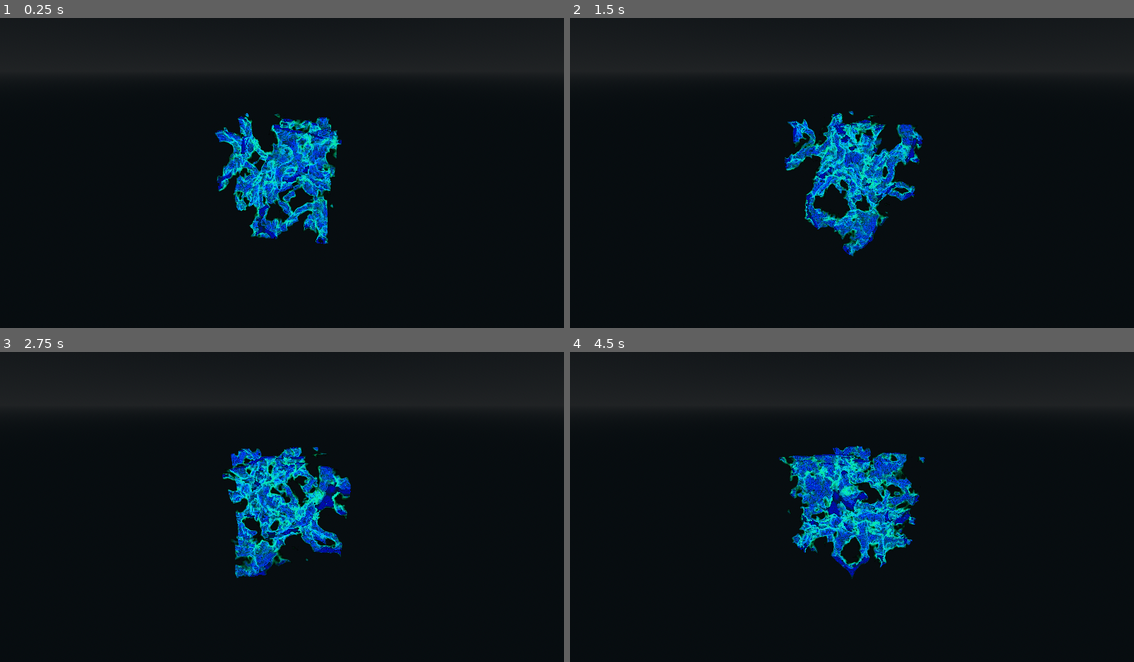
Above: before the commit, frames 1-4 (two rows, left to right).
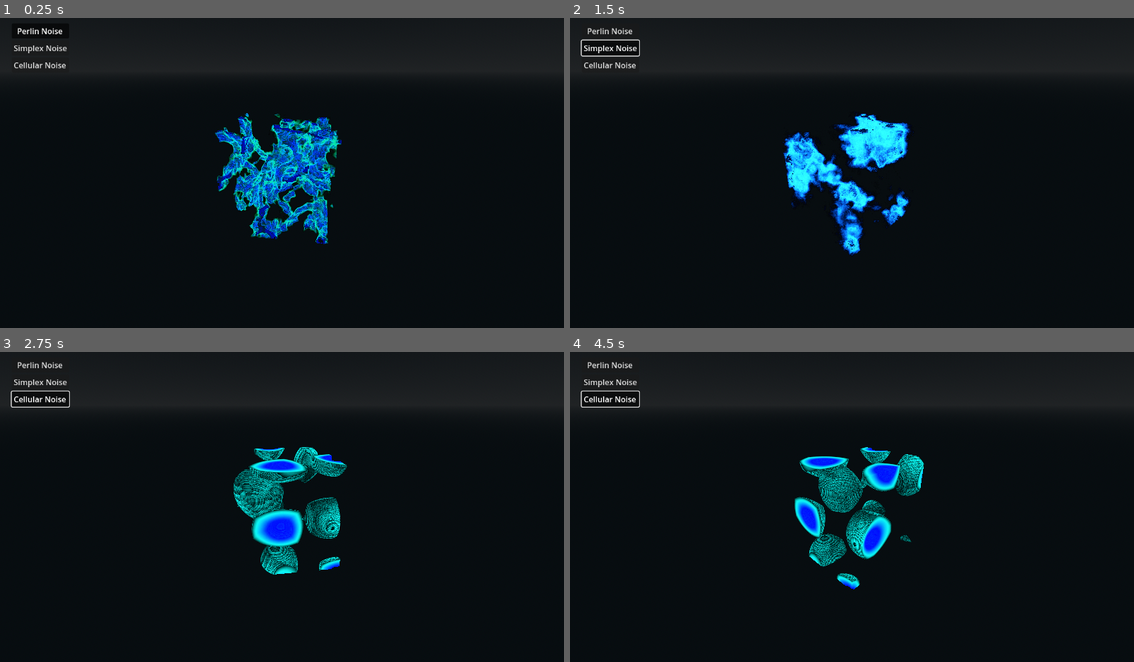
Above: after the commit, the same moments.

Repository: 1hue/GodotTexture3DVisualizer
Game: Godot game, scene res://main.tscn
Same seed, same stepped clock (60 frames per second), same inputs: the game is played once before the commit and once after it.
Inputs (mouse positions are in pixels of both pictures, inside the frame that each line leads up to):
- Up to frame 1 (0.25 s): no input
- Up to frame 2 (1.5 s): click (609, 30) at 0.5 s, where only the run after the commit has a clickable "Perlin Noise"; click (609, 49) at 1.25 s, where only the run after the commit has a clickable "Simplex Noise"
- Up to frame 3 (2.75 s): click (39, 398) at 2 s, where only the run after the commit has a clickable "Cellular Noise"
- Up to frame 4 (4.5 s): click (609, 364) at 2.75 s, where only the run after the commit has a clickable "Perlin Noise"; click (609, 383) at 3.5 s, where only the run after the commit has a clickable "Simplex Noise"; click (609, 398) at 4.25 s, where only the run after the commit has a clickable "Cellular Noise"

The runs differ from the first frame. In frame 1, 0.3% of the frame differs, in the area x 2-12%, y 3-17%; in frame 2, 7.3%; in frame 3, 7.1%; in frame 4, 7.5%, in the area x 1-63%, y 3-77%.

Commit message:
Add UI buttons to allow viewing different textures

Diff:
--- a/main.gd
+++ b/main.gd
@@ -1,21 +1,33 @@
 extends Node3D
 
+const PerlinNoise: NoiseTexture3D = preload("res://resources/perlin_noise_texture_3d.tres")
+const SimplexNoise: NoiseTexture3D = preload("res://resources/simplex_noise_texture_3d.tres")
 const CellularNoise: NoiseTexture3D = preload("res://resources/cellular_noise_texture_3d.tres")
-const PerlinNoise: NoiseTexture3D = preload("res://resources/perlin_noise_texture_3d.tres")
-
 
 @onready var camera_pivot: Node3D = %CameraPivot
 @onready var node: MeshInstance3D = $Cube
 
 var cam_rotation: float = deg_to_rad(30)
 
+
 func _process(delta: float) -> void:
 	camera_pivot.rotate_y(cam_rotation * delta)
 
+
 func set_texture(texture: Texture3D) -> void:
 	var mesh: BoxMesh = node.mesh
-	# Grab the material. This depends on how/where you set it.
+	# Grab the material. In this case the material is directly on the Mesh.
 	var material: ShaderMaterial = mesh.material
 	#var material: ShaderMaterial = mesh.surface_get_material(0)
 	#var material: ShaderMaterial = node.get_surface_override_material(0)
 	material.set_shader_parameter(&"tex", texture)
+
+
+func _on_button_pressed(idx: int) -> void:
+	match idx:
+		1:
+			set_texture(SimplexNoise)
+		2:
+			set_texture(CellularNoise)
+		_:
+			set_texture(PerlinNoise)
--- a/main.tscn
+++ b/main.tscn
@@ -37,6 +37,8 @@
 material = SubResource("ShaderMaterial_h2yge")
 size = Vector3(5, 5, 5)
 
+[sub_resource type="ButtonGroup" id="ButtonGroup_1bvp3"]
+
 [node name="Main" type="Node3D"]
 script = ExtResource("1_h2yge")
 
@@ -52,3 +54,32 @@
 
 [node name="Camera3D" type="Camera3D" parent="CameraPivot"]
 transform = Transform3D(1, 0, 0, 0, 0.9020888, 0.4315505, 0, -0.4315505, 0.9020888, 0, 4.7670045, 9.937099)
+
+[node name="VBoxContainer" type="VBoxContainer" parent="."]
+offset_left = 24.0
+offset_top = 24.0
+offset_right = 64.0
+offset_bottom = 64.0
+
+[node name="Button1" type="Button" parent="VBoxContainer"]
+layout_mode = 2
+toggle_mode = true
+button_pressed = true
+button_group = SubResource("ButtonGroup_1bvp3")
+text = "Perlin Noise"
+
+[node name="Button2" type="Button" parent="VBoxContainer"]
+layout_mode = 2
+toggle_mode = true
+button_group = SubResource("ButtonGroup_1bvp3")
+text = "Simplex Noise"
+
+[node name="Button3" type="Button" parent="VBoxContainer"]
+layout_mode = 2
+toggle_mode = true
+button_group = SubResource("ButtonGroup_1bvp3")
+text = "Cellular Noise"
+
+[connection signal="pressed" from="VBoxContainer/Button1" to="." method="_on_button_pressed" binds= [0]]
+[connection signal="pressed" from="VBoxContainer/Button2" to="." method="_on_button_pressed" binds= [1]]
+[connection signal="pressed" from="VBoxContainer/Button3" to="." method="_on_button_pressed" binds= [2]]
--- a/project.godot
+++ b/project.godot
@@ -22,4 +22,5 @@
 
 [rendering]
 
-renderer/rendering_method="mobile"
+renderer/rendering_method="gl_compatibility"
+renderer/rendering_method.mobile="gl_compatibility"
--- a/visualizer.gdshader
+++ b/visualizer.gdshader
@@ -88,8 +88,8 @@
 	float ray_length = length(ray_exit - model_uvw);
 
 	// Number of ray steps must go hand in hand with mipmaps. Reducing the number of steps by simply
-	// skipping over texels produces nonsensical results and is not worth it.
-	// Any scenario where performance is important should have mipmaps generated anyway.
+	// skipping over texels produces nonsensical results.
+	// Scenarios where performance is important should have mipmaps generated.
 	int ray_steps = int(ceil(countTexels(ray_direction, ray_length)));
 
 	vec4 acc = vec4(0);
Not shown: 1 places in main.tscn that only renumber resources
